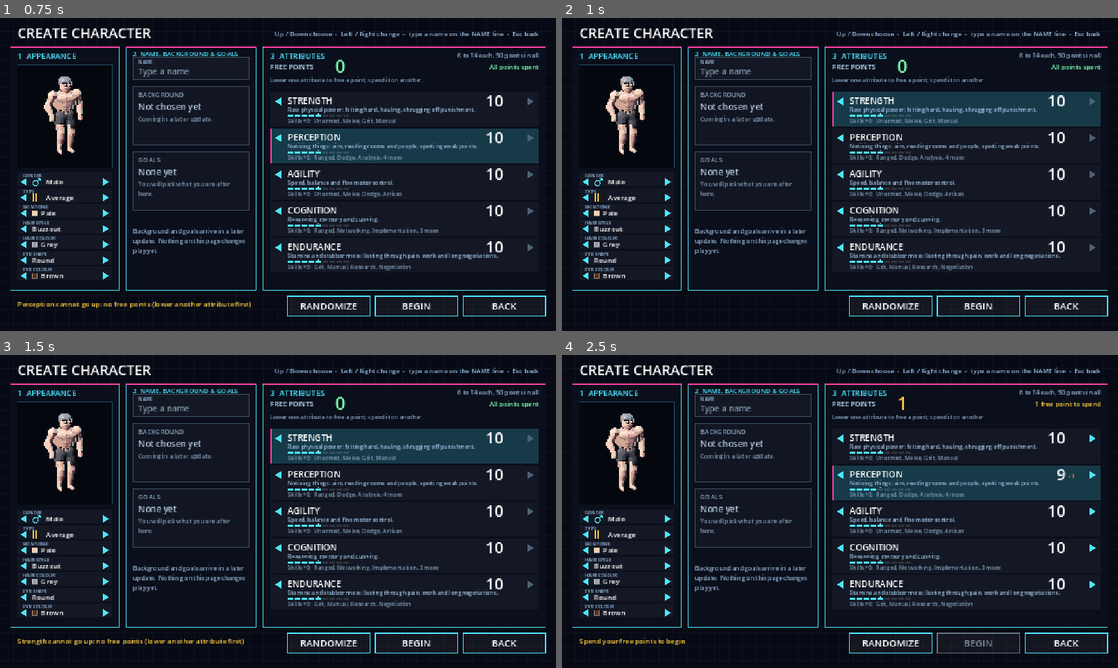
Above: before the commit, frames 1-4 (two rows, left to right).
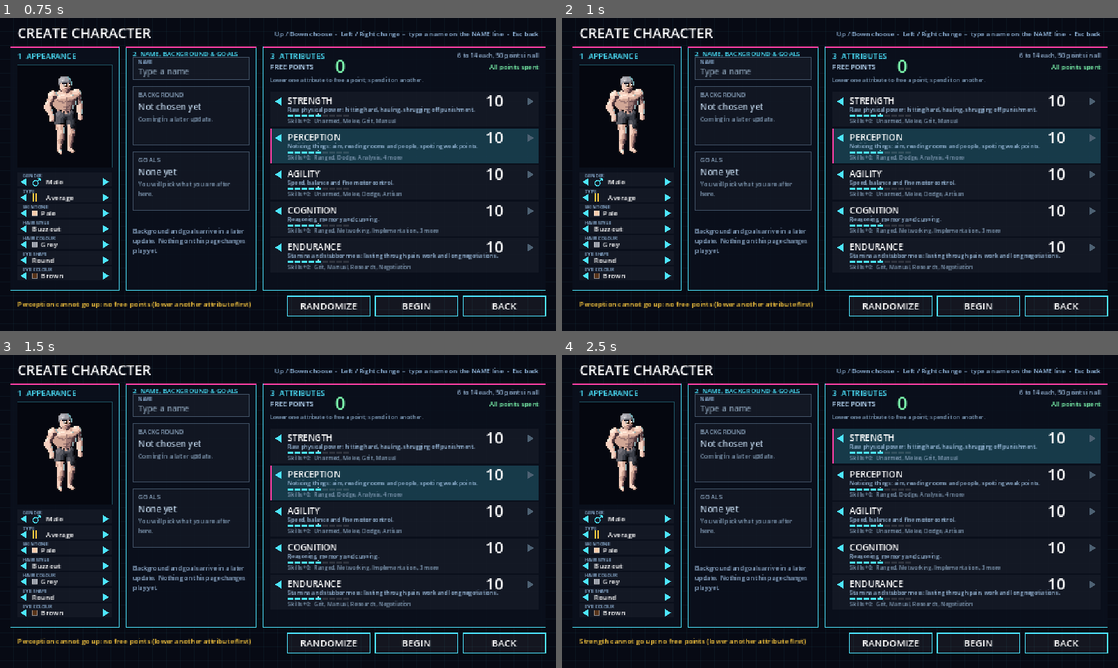
Above: after the commit, the same moments.

Repository: grimdox/Trilobit
Game: Godot game, scene res://main.tscn
Two runs of this game, one before a commit and one after it. Both use one fixed random seed, a clock stepped at 60 frames per second and the inputs below.
Inputs (mouse positions are in pixels of both pictures, inside the frame that each line leads up to):
- Up to frame 1 (0.75 s): tap Enter at 0.5 s; move the mouse to (400, 158) at 0.52 s; hold Right from 0.53 s (still down); tap L at 0.6 s; click (400, 158) at 0.67 s
- Up to frame 2 (1 s): keep holding Right; tap Space at 0.77 s; tap K at 0.8 s
- Up to frame 3 (1.5 s): release Right at 1.25 s; tap Space at 1.25 s; drag from (166, 527) to (250, 574) at 1.27 s
- Up to frame 4 (2.5 s): tap Enter at 2 s; move the mouse to (895, 442) at 2.02 s; hold Right from 2.03 s (still down); tap J at 2.1 s; tap H at 2.3 s

Frame 1 is identical in both runs. In frame 2, 10% of the frame differs, in the area x 3-97%, y 23-93%; in frame 3, 10%; in frame 4, 10%, in the area x 4-97%, y 13-96%.

Commit message:
Remove the vi movement keys; remove balaclava, tactical helmet and corporate liner vest
Co-Authored-By: Claude Sonnet 5.5 <noreply@anthropic.com>
Claude-Session: https://claude.ai/code/session_014q8XGFVYWqgS9iHLpB7QPZ

Diff:
--- a/godot-spike/data/items.json
+++ b/godot-spike/data/items.json
@@ -5544,60 +5544,6 @@
   }
  },
  {
-  "id": "trl_balaclava",
-  "name": "balaclava",
-  "desc": "Armor 1 on the head.  Hides your face.",
-  "weight_g": 150,
-  "volume_ml": 300,
-  "length_mm": 250,
-  "price": 60,
-  "tags": [
-   "armor",
-   "worn"
-  ],
-  "armor": {
-   "slot": "head",
-   "phys": 1,
-   "dur": 12
-  }
- },
- {
-  "id": "trl_helm_tac",
-  "name": "tactical helmet",
-  "desc": "Armor 4 on the head, with a night-vision mount.",
-  "weight_g": 1500,
-  "volume_ml": 3200,
-  "length_mm": 310,
-  "price": 650,
-  "tags": [
-   "armor",
-   "worn"
-  ],
-  "armor": {
-   "slot": "head",
-   "phys": 4,
-   "dur": 50
-  }
- },
- {
-  "id": "trl_vest_corp",
-  "name": "corporate liner vest",
-  "desc": "Armor 3 on the chest.  Slim enough to wear under a suit.",
-  "weight_g": 2200,
-  "volume_ml": 3500,
-  "length_mm": 500,
-  "price": 900,
-  "tags": [
-   "armor",
-   "worn"
-  ],
-  "armor": {
-   "slot": "chest",
-   "phys": 3,
-   "dur": 55
-  }
- },
- {
   "id": "trl_food_cup_ramen",
   "name": "cup ramen",
   "desc": "Cup ramen.  420 kcal.  Heals 4, restores 6 stamina.",
--- a/godot-spike/src/dollspec.gd
+++ b/godot-spike/src/dollspec.gd
@@ -5,9 +5,7 @@
 const PART_LAYER := {"head": "imp_cortex", "eyes": "imp_optics", "spine": "imp_reflex", "chest": "imp_heart", "dermal": "imp_dermal", "arms": "imp_mantis",
 	"hands": "imp_smartlink", "legs": "imp_legs"}
 # draw order: back pack, outfit, body armor, limb armor, head, implants
-const ARMOR_LAYER := {"trl_helmet": "helmet_ball", "trl_visor": "visor", "trl_helm_tac": "helm_tac", "trl_balaclava": "balaclava",
-	"trl_vest": "vest", "trl_vest_heavy": "vest_heavy", "trl_vest_corp": "vest_corp", "trl_jacket": "jacket", "trl_coat": "coat",
-	"trl_bracers": "bracers", "trl_bracers_heavy": "bracers_heavy", "trl_greaves": "greaves", "trl_greaves_heavy": "greaves_heavy", "trl_kneepads": "kneepads",
+const ARMOR_LAYER := {"trl_coat": "coat",
 	"trl_backpack": "backpack", "trl_holster": "holster",
 	"trl_armor_head_1": "balaclava", "trl_armor_head_2": "helmet_ball", "trl_armor_head_3": "helmet_ball", "trl_armor_head_4": "helm_tac", "trl_armor_head_5": "visor",
 	"trl_armor_chest_1": "jacket", "trl_armor_chest_2": "vest", "trl_armor_chest_3": "vest_corp", "trl_armor_chest_4": "vest_heavy", "trl_armor_chest_5": "vest_heavy",
--- a/godot-spike/src/main.gd
+++ b/godot-spike/src/main.gd
@@ -421,21 +421,21 @@
 	elif k == KEY_TAB:
 		tm["foc"] = 1 - foc
 		sfx.play("blip")
-	elif k == KEY_UP or k == KEY_K or settings.action_for(k) == "north":
+	elif k == KEY_UP or settings.action_for(k) == "north":
 		if foc == 0:
 			tm["sel"] = (int(tm["sel"]) + n - 1) % n
 		else:
 			tm["sw_sel"] = (int(tm["sw_sel"]) + 3) % 4
 		tm["msg"] = ""
 		sfx.play("blip")
-	elif k == KEY_DOWN or k == KEY_J or settings.action_for(k) == "south":
+	elif k == KEY_DOWN or settings.action_for(k) == "south":
 		if foc == 0:
 			tm["sel"] = (int(tm["sel"]) + 1) % n
 		else:
 			tm["sw_sel"] = (int(tm["sw_sel"]) + 1) % 4
 		tm["msg"] = ""
 		sfx.play("blip")
-	elif k == KEY_LEFT or k == KEY_RIGHT or k == KEY_H or k == KEY_L or settings.action_for(k) == "west" or settings.action_for(k) == "east":
+	elif k == KEY_LEFT or k == KEY_RIGHT or k == KEY_L or settings.action_for(k) == "west" or settings.action_for(k) == "east":
 		var right: bool = k == KEY_RIGHT or k == KEY_L or settings.action_for(k) == "east"
 		var si: int = int(tm["sw_sel"])
 		var cur: int = int(tm["sw"][si])
@@ -773,11 +773,11 @@
 		return
 	if k == KEY_ESCAPE:
 		back_from_screen()
-	elif k == KEY_UP or k == KEY_K or act == "north":
+	elif k == KEY_UP or act == "north":
 		cc_sel = (cc_sel + n - 1) % n
 		screen.prompt = ""
 		sfx.play("blip")
-	elif k == KEY_DOWN or k == KEY_J or act == "south":
+	elif k == KEY_DOWN or act == "south":
 		cc_sel = (cc_sel + 1) % n
 		screen.prompt = ""
 		sfx.play("blip")
@@ -787,7 +787,7 @@
 		var na: int = SK.ATTRS.size()
 		cc_sel = nl if cc_sel < nl else (nl + na if cc_sel < nl + na else 0)
 		sfx.play("blip")
-	elif k == KEY_LEFT or k == KEY_H or act == "west" or k == KEY_MINUS or k == KEY_KP_SUBTRACT:
+	elif k == KEY_LEFT or act == "west" or k == KEY_MINUS or k == KEY_KP_SUBTRACT:
 		cc_step(-1)
 	elif k == KEY_RIGHT or k == KEY_L or act == "east" or k == KEY_EQUAL or k == KEY_KP_ADD:
 		cc_step(1)
@@ -1286,14 +1286,14 @@
 		KEY_ESCAPE:
 			if mode != "title":
 				back_from_screen()
-		KEY_UP, KEY_K:
+		KEY_UP:
 			screen.sel = (screen.sel + screen.items.size() - 1) % screen.items.size()
 			sfx.play("blip")
-		KEY_DOWN, KEY_J:
+		KEY_DOWN:
 			screen.sel = (screen.sel + 1) % screen.items.size()
 			sfx.play("blip")
-		KEY_LEFT, KEY_RIGHT, KEY_H, KEY_L:
-			var step: int = -1 if (k == KEY_LEFT or k == KEY_H) else 1
+		KEY_LEFT, KEY_RIGHT:
+			var step: int = -1 if (k == KEY_LEFT) else 1
 			var id: String = screen.items[screen.sel].get("id", "")
 			if id == "volume":
 				settings.volume = clampf(settings.volume + 0.1 * step, 0.0, 1.0)
@@ -1965,9 +1965,9 @@
 		elif k >= KEY_1 and k < KEY_1 + MOVE_ROWS.size():
 			choose_move(k - KEY_1)
 			return
-		elif k == KEY_UP or k == KEY_K:
+		elif k == KEY_UP:
 			menu_sel = (menu_sel + MOVE_ROWS.size() - 1) % MOVE_ROWS.size()
-		elif k == KEY_DOWN or k == KEY_J:
+		elif k == KEY_DOWN:
 			menu_sel = (menu_sel + 1) % MOVE_ROWS.size()
 		elif k == KEY_ENTER or k == KEY_KP_ENTER:
 			choose_move(menu_sel)
@@ -1983,9 +1983,9 @@
 		elif k >= KEY_1 and k < KEY_1 + rows_n:
 			choose_wait(k - KEY_1)
 			return
-		elif k == KEY_UP or k == KEY_K:
+		elif k == KEY_UP:
 			menu_sel = (menu_sel + rows_n - 1) % rows_n
-		elif k == KEY_DOWN or k == KEY_J:
+		elif k == KEY_DOWN:
 			menu_sel = (menu_sel + 1) % rows_n
 		elif k == KEY_ENTER or k == KEY_KP_ENTER:
 			choose_wait(menu_sel)
--- a/godot-spike/src/settings.gd
+++ b/godot-spike/src/settings.gd
@@ -3,13 +3,13 @@
 
 ## action id -> [label, default keycodes]
 const ACTIONS := [
-	["north", "Move north", [KEY_UP, KEY_KP_8, KEY_K]],
-	["south", "Move south", [KEY_DOWN, KEY_KP_2, KEY_J]],
-	["west", "Move west", [KEY_LEFT, KEY_KP_4, KEY_H]],
+	["north", "Move north", [KEY_UP, KEY_KP_8]],
+	["south", "Move south", [KEY_DOWN, KEY_KP_2]],
+	["west", "Move west", [KEY_LEFT, KEY_KP_4]],
 	["east", "Move east", [KEY_RIGHT, KEY_KP_6]],
-	["nw", "Move north-west", [KEY_KP_7, KEY_Y]],
+	["nw", "Move north-west", [KEY_KP_7]],
 	["ne", "Move north-east", [KEY_KP_9]],
-	["sw", "Move south-west", [KEY_KP_1, KEY_B]],
+	["sw", "Move south-west", [KEY_KP_1]],
 	["se", "Move south-east", [KEY_KP_3]],
 	["wait", "Wait one turn / brake", [KEY_PERIOD, KEY_KP_5, KEY_SPACE]],
 	["waitmenu", "Wait for a chosen time", [KEY_ENTER, KEY_KP_ENTER]],
Not shown, changed: godot-spike/tools/export_items.py
